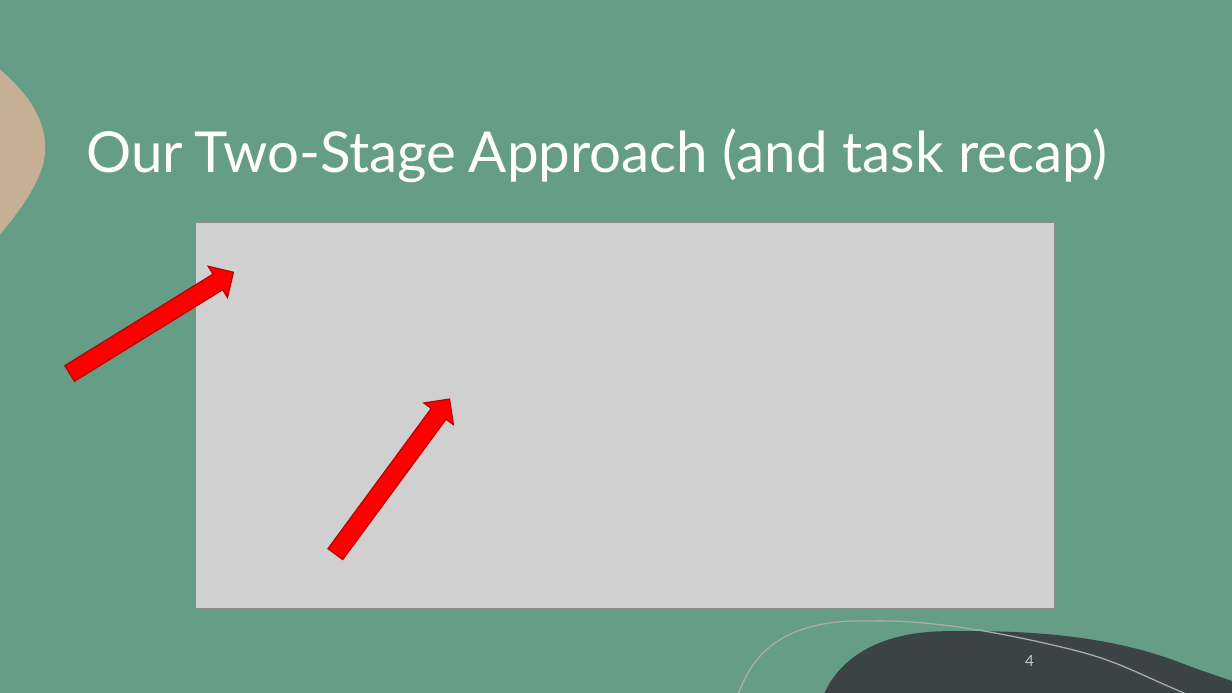
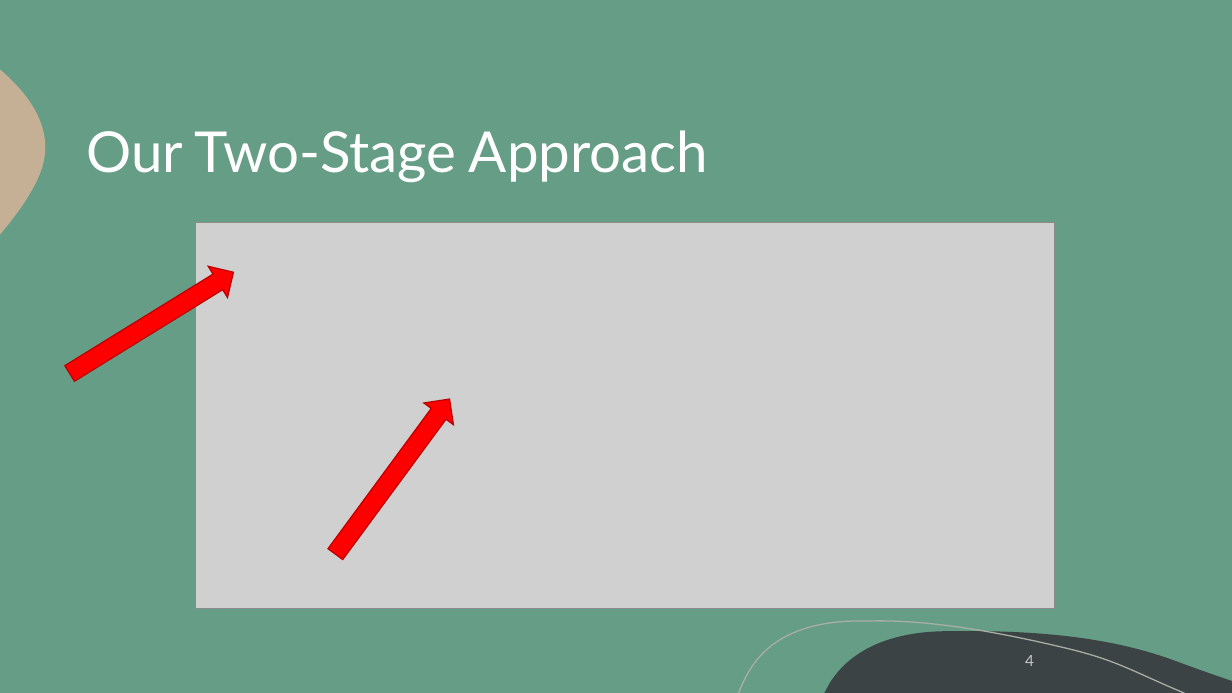
Before and after one commit to LuisKolb/clef-2024-authority, a slide deck: slide 4 of talk/CLEF 2024 talk Luis Kolb.pptx. Drawn at 1232x693 pixels with LibreOffice and Linux fonts; fonts in the diff are those of the drawing; grey boxes stand for pictures; background and template pictures are left out. Boxes give left, top, right and bottom in pixels: in the first picture for what was removed or moved away, otherwise in the second. Text is boxed around its words. In the diff, an @@ line names an element or a change of style, - is before the commit and + after.

```diff
--- a/talk/CLEF 2024 talk Luis Kolb.pptx
+++ b/talk/CLEF 2024 talk Luis Kolb.pptx
@@ title at (x1=86, y1=130, x2=708, y2=183): text changed @@
-Our Two-Stage Approach (and task recap)
+Our Two-Stage Approach
```
Also in this commit, not shown: 16 other slides changed, 2 other files.
